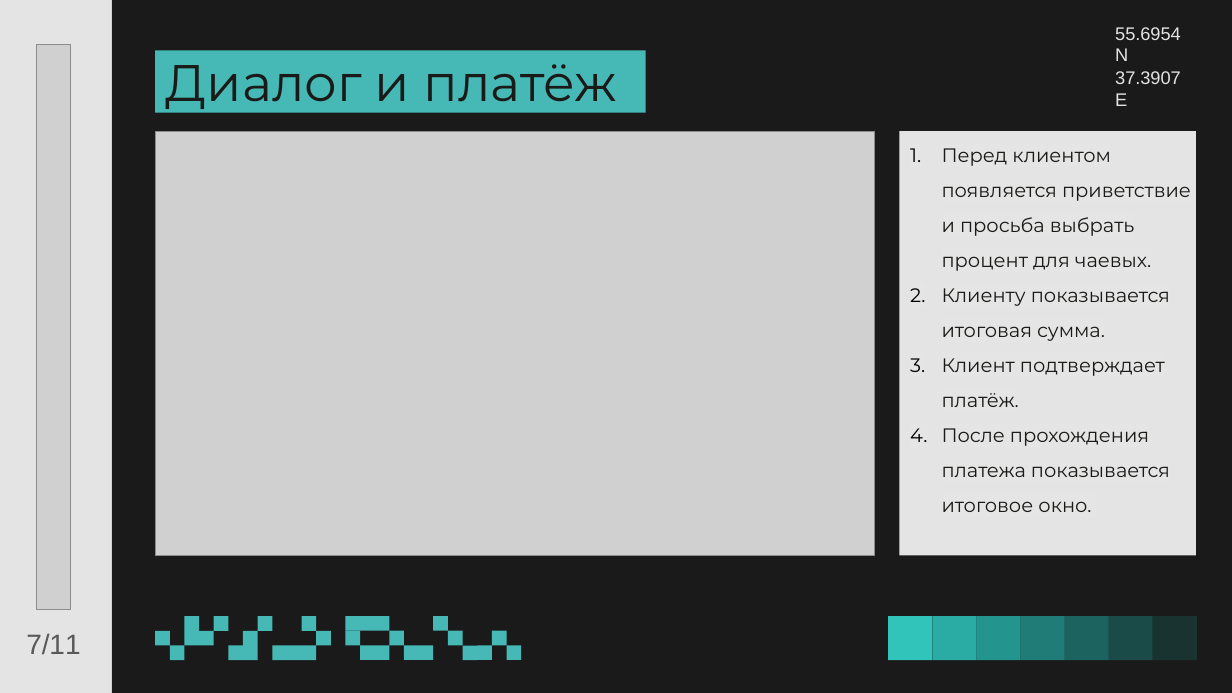
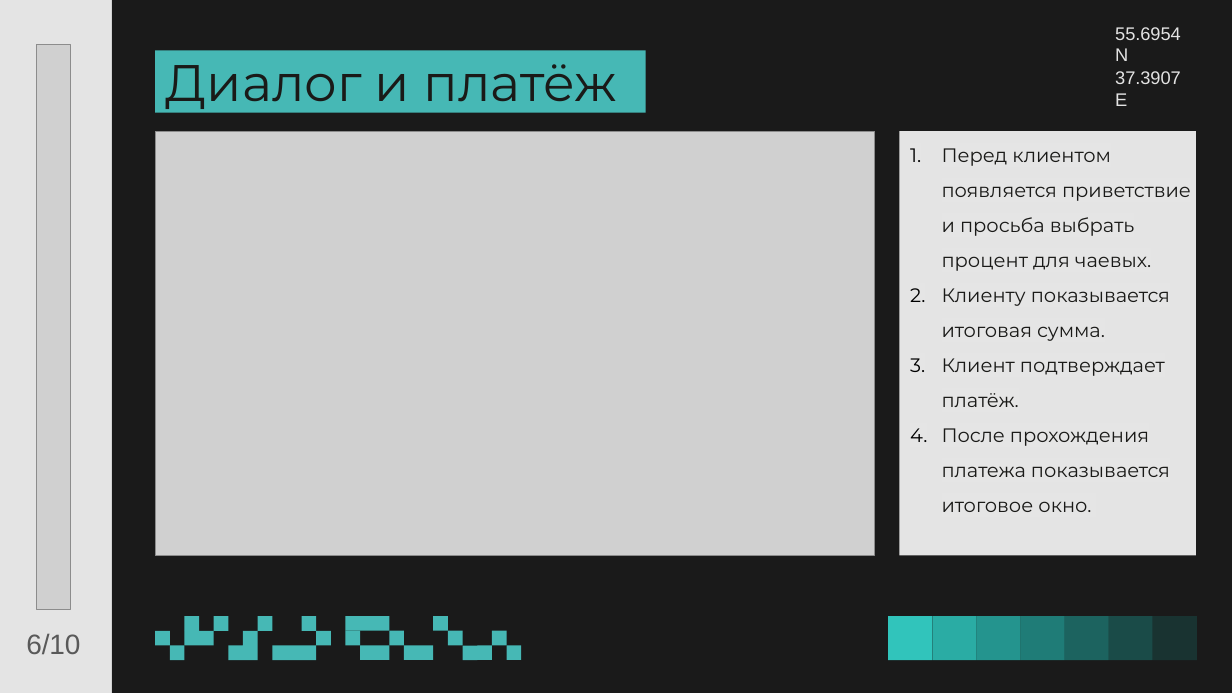
Before and after one commit to BMAAA/team_team_Enjoy_case_3, a slide deck: slide 6 of 05_презентации/Презентация.pptx (slide 7 before the commit). Drawn at 1232x693 pixels with LibreOffice and Linux fonts; fonts in the diff are those of the drawing; grey boxes stand for pictures; background and template pictures are left out. Boxes give left, top, right and bottom in pixels: in the first picture for what was removed or moved away, otherwise in the second. Text is boxed around its words. In the diff, an @@ line names an element or a change of style, - is before the commit and + after.

```diff
--- a/05_презентации/Презентация.pptx
+++ b/05_презентации/Презентация.pptx
@@ text at <box>26,633,80,654</box>: text changed @@
-7/11
+6/10
```
Also in this commit, not shown: 8 other slides changed, 1 slide removed, 3 other files.
